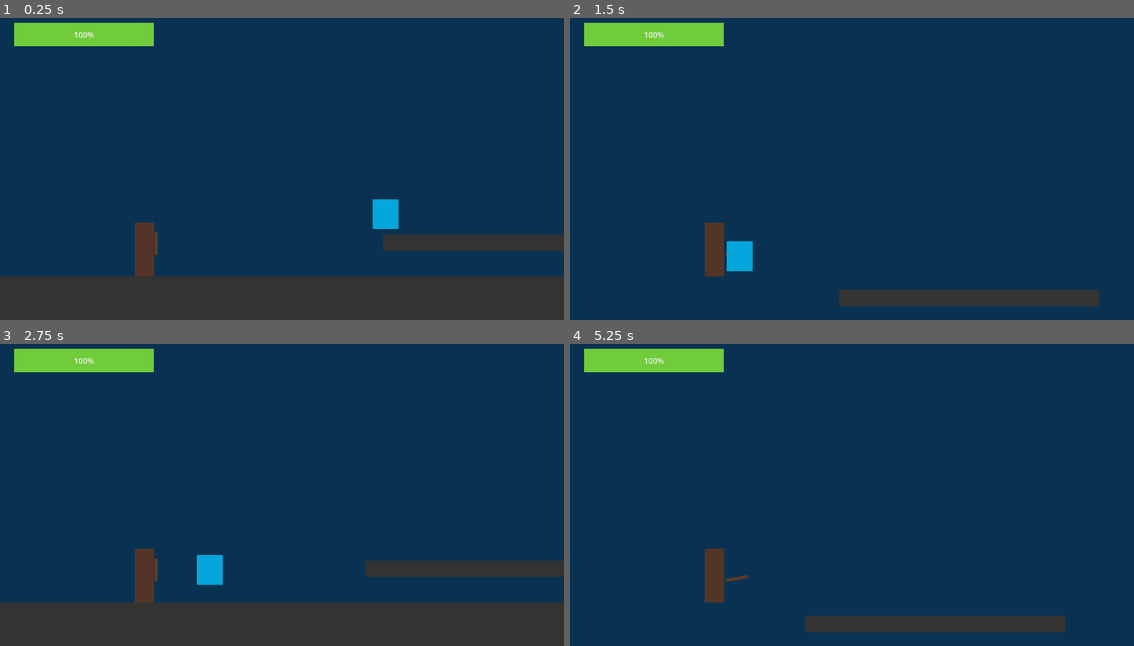
Above: before the commit, frames 1-4 (two rows, left to right).
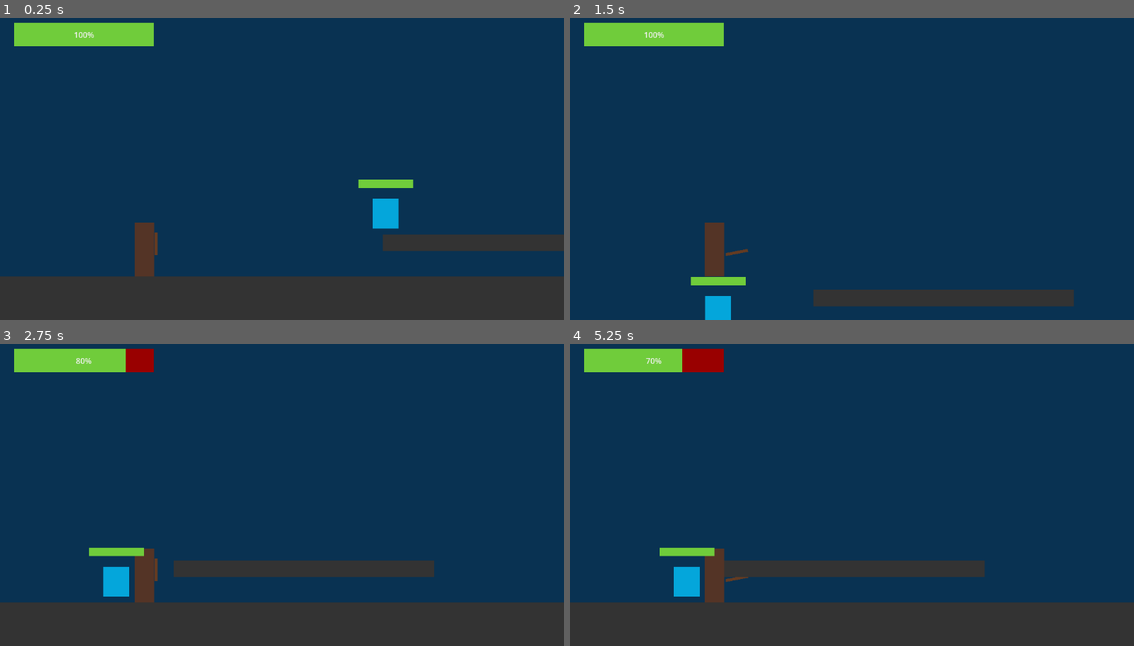
Above: after the commit, the same moments.

Repository: sraniga/saveer-digitaltech-2026
Game: Godot game, scene res://scenes/level_one.tscn
Two runs of this game, one before a commit and one after it. Both use one fixed random seed, a clock stepped at 60 frames per second and the inputs below. The project has no main scene, so this scene is started directly.
Inputs:
- Up to frame 1 (0.25 s): no input
- Up to frame 2 (1.5 s): hold Right (ui_right) from 0.53 s (still down); tap K (swing_bat) at 0.6, 1.35 s; tap Up (ui_up) at 0.77 s
- Up to frame 3 (2.75 s): tap Up (ui_up) at 1.52 s; release Right (ui_right) at 2.03 s; hold Left (ui_left) from 2.03 s (still down); tap K (swing_bat) at 2.1 s
- Up to frame 4 (5.25 s): release Left (ui_left) at 2.78 s; hold Right (ui_right) 2.78-4.28 s; tap K (swing_bat) every 0.75 s from 2.85 to 5.1 s; tap Up (ui_up) at 3.02, 3.77, 4.52 s; hold Left (ui_left) 4.28-5.03 s; hold Right (ui_right) from 5.03 s (still down)

The runs differ from the first frame. In frame 1, 0.3% of the frame differs, in the area x 63-74%, y 53-70%; in frame 2, 1.6%; in frame 3, 4.5%; in frame 4, 16%, in the area x 0-100%, y 1-100%.

Commit message:
health bars

Diff:
--- a/king-tung/scenes/baby_shark.tscn
+++ b/king-tung/scenes/baby_shark.tscn
@@ -3,15 +3,23 @@
 [ext_resource type="Script" uid="uid://bq6krsr881aq5" path="res://scripts/baby_shark.gd" id="1_6p34f"]
 
 [sub_resource type="CapsuleShape2D" id="CapsuleShape2D_foc14"]
-radius = 35.0
-height = 84.0
+radius = 37.0
+height = 90.0
 
-[node name="CharacterBody2D" type="CharacterBody2D" unique_id=1139809648 node_paths=PackedStringArray("player") groups=["enemy"]]
+[sub_resource type="CapsuleShape2D" id="CapsuleShape2D_6p34f"]
+radius = 36.0
+height = 86.0
+
+[sub_resource type="StyleBoxFlat" id="StyleBoxFlat_6p34f"]
+bg_color = Color(0.6, 0, 0, 1)
+
+[sub_resource type="StyleBoxFlat" id="StyleBoxFlat_cr3mm"]
+bg_color = Color(0.4392157, 0.8, 0.23137255, 1)
+
+[node name="CharacterBody2D" type="CharacterBody2D" unique_id=1139809648 node_paths=PackedStringArray("player", "health_ui") groups=["enemy"]]
 script = ExtResource("1_6p34f")
 player = NodePath(".")
-
-[node name="CollisionShape2D" type="CollisionShape2D" parent="." unique_id=1451342504]
-shape = SubResource("CapsuleShape2D_foc14")
+health_ui = NodePath("ProgressBar")
 
 [node name="ColorRect" type="ColorRect" parent="." unique_id=2021582271]
 offset_left = -27.0
@@ -19,3 +27,23 @@
 offset_right = 26.0
 offset_bottom = 31.0
 color = Color(0.017199984, 0.6493, 0.86, 1)
+
+[node name="Area2D" type="Area2D" parent="." unique_id=1747938398]
+
+[node name="CollisionShape2D" type="CollisionShape2D" parent="Area2D" unique_id=1451342504]
+shape = SubResource("CapsuleShape2D_foc14")
+
+[node name="CollisionShape2D" type="CollisionShape2D" parent="." unique_id=1105395981]
+shape = SubResource("CapsuleShape2D_6p34f")
+
+[node name="ProgressBar" type="ProgressBar" parent="." unique_id=503924205]
+offset_left = -56.0
+offset_top = -69.0
+offset_right = 56.0
+offset_bottom = -52.0
+theme_override_styles/background = SubResource("StyleBoxFlat_6p34f")
+theme_override_styles/fill = SubResource("StyleBoxFlat_cr3mm")
+value = 100.0
+show_percentage = false
+
+[connection signal="body_entered" from="Area2D" to="." method="_on_area_2d_body_entered"]
--- a/king-tung/scenes/level_one.tscn
+++ b/king-tung/scenes/level_one.tscn
@@ -71,9 +71,10 @@
 offset_bottom = 746.0
 color = Color(0.19973177, 0.19973174, 0.19973174, 1)
 
-[node name="CharacterBody2D" parent="." unique_id=1981202395 node_paths=PackedStringArray("animation") instance=ExtResource("1_cd1xg")]
+[node name="CharacterBody2D" parent="." unique_id=1981202395 node_paths=PackedStringArray("animation", "health_ui") instance=ExtResource("1_cd1xg")]
 position = Vector2(40, 590)
 animation = NodePath("Area2D/AnimationPlayer")
+health_ui = NodePath("../CanvasLayer/ProgressBar")
 
 [node name="Camera2D" type="Camera2D" parent="CharacterBody2D" unique_id=564998179]
 position = Vector2(281, -180)
--- a/king-tung/scenes/tung_character.tscn
+++ b/king-tung/scenes/tung_character.tscn
@@ -6,7 +6,7 @@
 radius = 20.0
 height = 110.0
 
-[node name="CharacterBody2D" type="CharacterBody2D" unique_id=1981202395]
+[node name="CharacterBody2D" type="CharacterBody2D" unique_id=1981202395 groups=["player"]]
 script = ExtResource("1_s4kpq")
 
 [node name="ColorRect" type="ColorRect" parent="." unique_id=1194137619]
--- a/king-tung/scripts/baby_shark.gd
+++ b/king-tung/scripts/baby_shark.gd
@@ -3,23 +3,39 @@
 const SPEED = 200
 
 var health : int = 3
+var damage : int = 1
+var gravity : float = 900
 
 @export var player: CharacterBody2D
+@export var health_ui: ProgressBar
+
+func _ready() -> void:
+	health_ui.max_value = health
+	health_ui.value = health
+
 
 func _physics_process(delta: float) -> void:
 
 	if not is_on_floor():
-		velocity += get_gravity() * delta
+		velocity.y += gravity * delta
 
-	if player:
+	if player != null:
 		var direction: Vector2 = global_position.direction_to(player.global_position)
+		velocity.x = direction.x * SPEED
+	else:
+		velocity.x = move_toward(velocity.x, 0, SPEED)
 
-		velocity = direction * SPEED
-		move_and_slide()
+	move_and_slide()
 
 
 func take_damage() -> void:
 	if health > 1:
 		health -= 1
+		health_ui.value = health
 	else:
 		queue_free()
+
+
+func _on_area_2d_body_entered(body: Node2D) -> void:
+	if body.is_in_group("player"):
+		body.take_damage()
--- a/king-tung/scripts/player.gd
+++ b/king-tung/scripts/player.gd
@@ -7,6 +7,10 @@
 
 @export var animation: AnimationPlayer
 @export var health_ui: ProgressBar
+
+func _ready() -> void:
+	health_ui.max_value = health
+	health_ui.value = health
 
 
 func _physics_process(delta: float) -> void:
